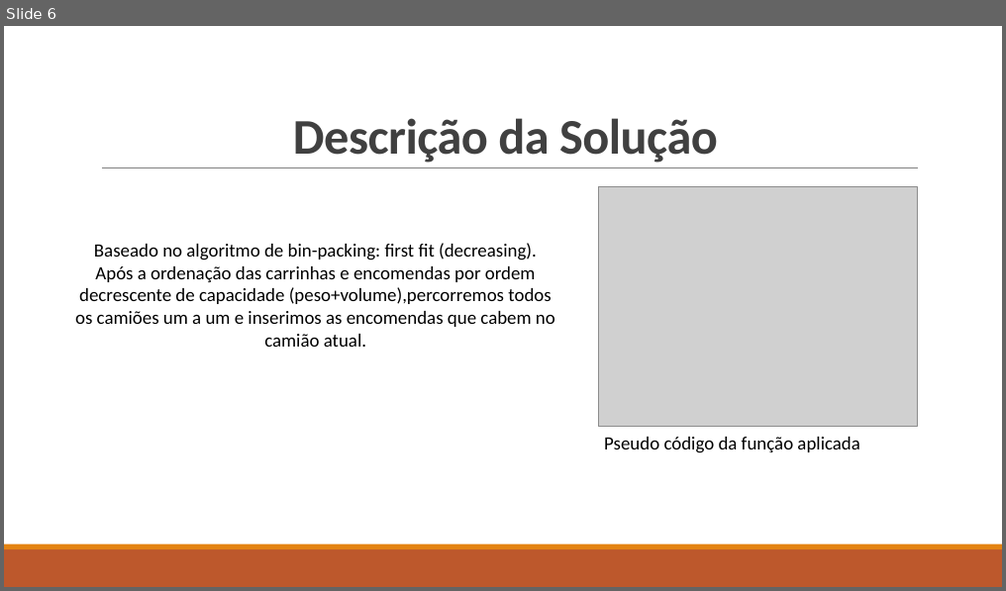
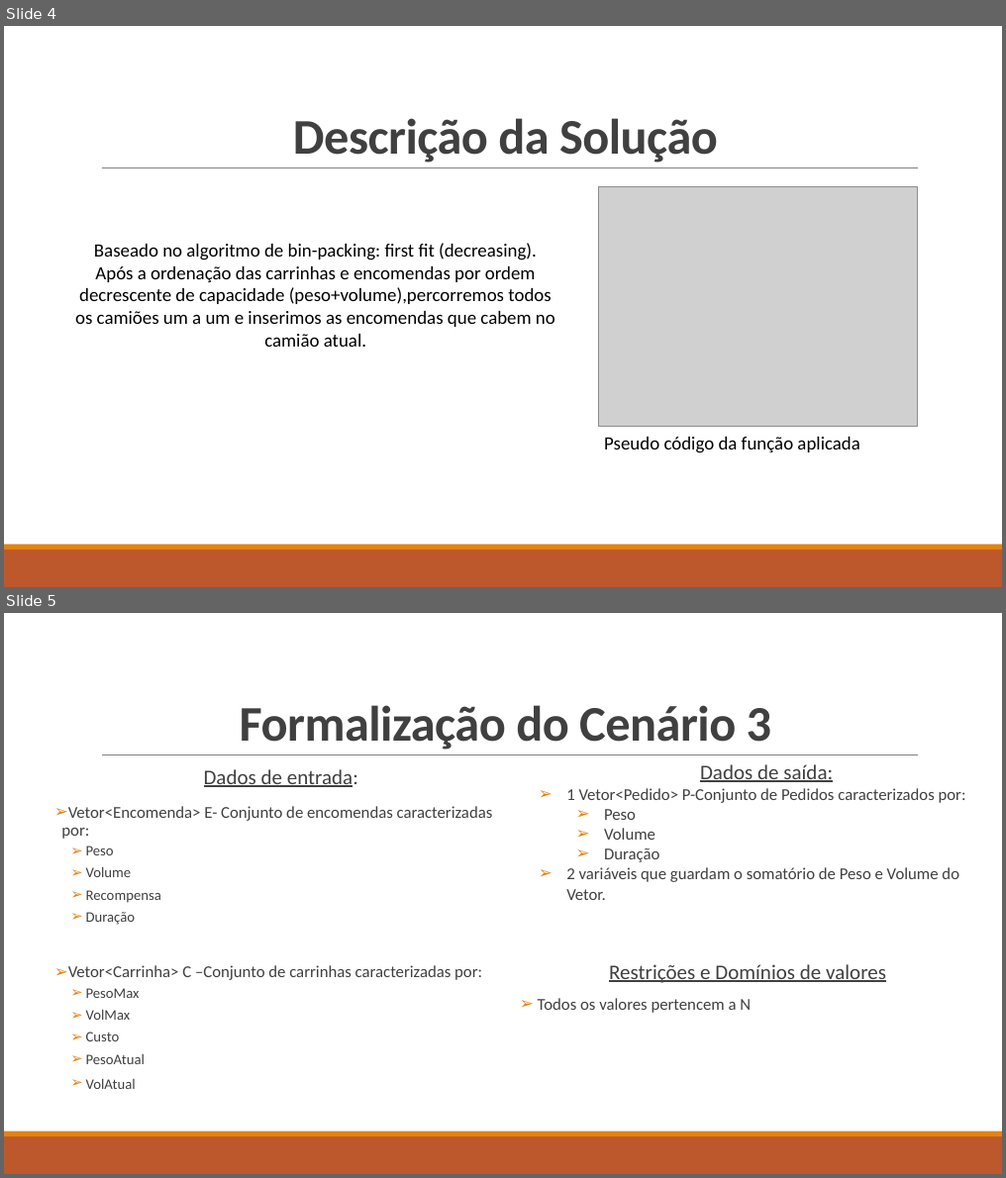
Before and after one commit to Miggs7/DA-Proj-22, a slide deck: Presentation/Logística Urbana para Entrega de Mercadorias.pptx. Shown one above the other, each under a label of ours: slide 6 before the commit, slides 4 and 5 after it. The pictures are 1006x591 and 1006x1178 pixels, drawn with LibreOffice and Linux fonts; fonts in the diff are those of the drawing; grey boxes stand for pictures. Boxes give left, top, right and bottom in pixels: in the first picture for what was removed or moved away, otherwise in the second. Text is boxed around its words. In the diff, an @@ line names an element or a change of style, - is before the commit and + after.

Commit message:
Updated Slides

```diff
--- a/Presentation/Logística Urbana para Entrega de Mercadorias.pptx
+++ b/Presentation/Logística Urbana para Entrega de Mercadorias.pptx
@@ slide 5 added at <box>4,613,1002,1174</box>, background #FFFFFF; not listed: 3 template elements that a slide beside it also shows @@
@@ text added at <box>240,705,771,750</box>, 48 pt, text #404040, bold @@
+Formalização do Cenário 3
@@ text added at <box>61,769,493,1089</box>, 16 pt, text #404040 @@
+Dados de entrada:
+➢ Vetor<Encomenda> E- Conjunto de encomendas caracterizadas por:
+  ➢ Peso
+  ➢ Volume
+  ➢ Recompensa
+  ➢ Duração
+➢ Vetor<Carrinha> C –Conjunto de carrinhas caracterizadas por:
+  ➢ PesoMax
+  ➢ VolMax
+  ➢ Custo
+  ➢ PesoAtual
+  ➢ VolAtual
@@ text added at <box>566,764,966,900</box>, 16 pt, text #404040 @@
+Dados de saída:
+➢ 1 Vetor<Pedido> P-Conjunto de Pedidos caracterizados por:
+  ➢ Peso
+  ➢ Volume
+  ➢ Duração
+➢ 2 variáveis que guardam o somatório de Peso e Volume do Vetor.
@@ text added at <box>538,964,886,1013</box>, 20 pt, text #404040, underline @@
+Restrições e Domínios de valores
+➢ Todos os valores pertencem a N
@@ what was slide 6 is now slide 4 @@
```
Also in this commit, not shown: 1 slide changed, 1 other slide added, 4 slides removed, 1 other file.
